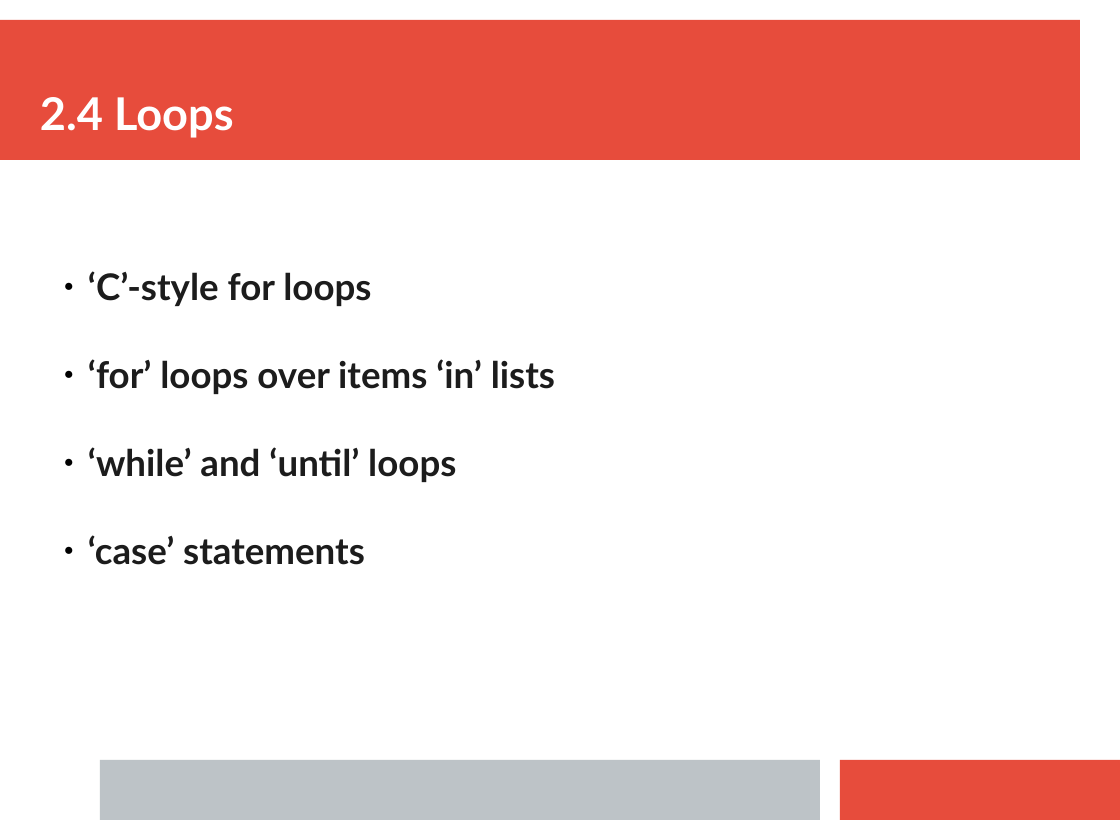
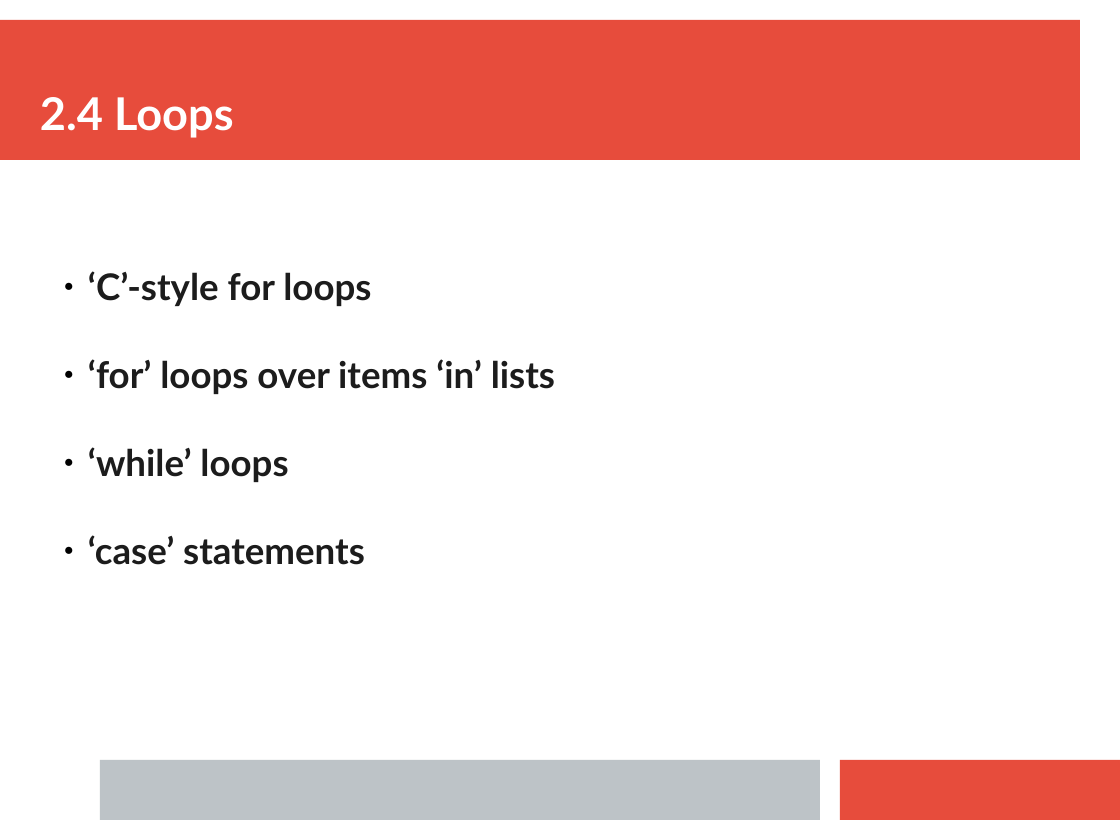
Before and after one commit to ianmiell/introduction-to-bash, a slide deck: slide 36 of slides/introduction_to_bash.pptx (slide 57 before the commit). Drawn at 1120x840 pixels with LibreOffice and Linux fonts; fonts in the diff are those of the drawing. Boxes give left, top, right and bottom in pixels: in the first picture for what was removed or moved away, otherwise in the second. Text is boxed around its words. In the diff, an @@ line names an element or a change of style, - is before the commit and + after.

```diff
--- a/slides/introduction_to_bash.pptx
+++ b/slides/introduction_to_bash.pptx
@@ text at (88,447,288,482): text changed @@
-  ● ‘while’ and ‘until’ loops
+  ● ‘while’ loops
```
Also in this commit, not shown: 43 other slides changed, 1 slide added, 10 slides removed, 27 other files.
